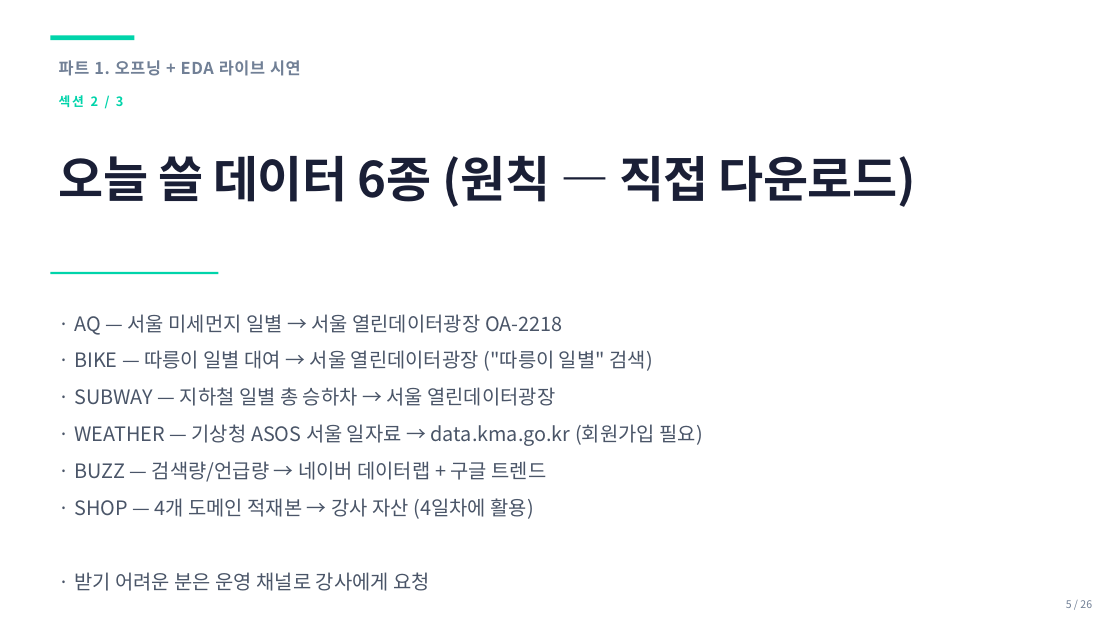
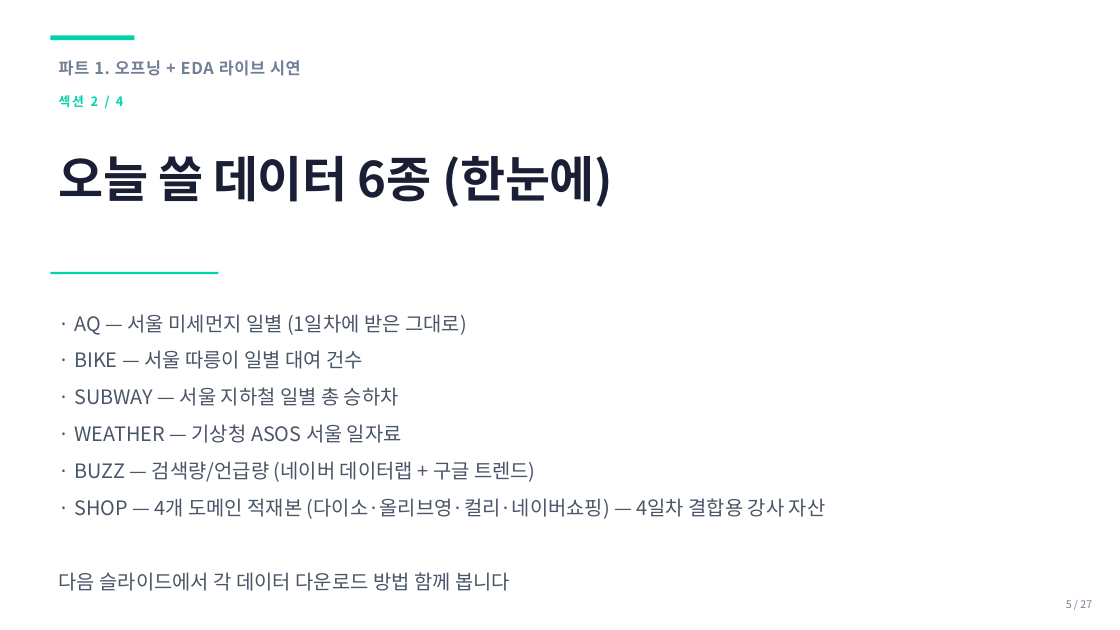
Before and after one commit to sujinpark-datapopcorn/inflearn_ccd_challenge, a slide deck: slide 5 of ppt/b2g_day2_eda.pptx. Drawn at 1120x630 pixels with LibreOffice and Linux fonts; fonts in the diff are those of the drawing. Boxes give left, top, right and bottom in pixels: in the first picture for what was removed or moved away, otherwise in the second. Text is boxed around its words. In the diff, an @@ line names an element or a change of style, - is before the commit and + after.

```diff
--- a/ppt/b2g_day2_eda.pptx
+++ b/ppt/b2g_day2_eda.pptx
@@ text at (59, 95, 124, 107): text changed @@
-섹션 2 / 3
+섹션 2 / 4
@@ text at (59, 156, 613, 207): text changed @@
-오늘 쓸 데이터 6종 (원칙 — 직접 다운로드)
+오늘 쓸 데이터 6종 (한눈에)
@@ text at (59, 314, 826, 591): text changed @@
-· AQ — 서울 미세먼지 일별 → 서울 열린데이터광장 OA-2218
-· BIKE — 따릉이 일별 대여 → 서울 열린데이터광장 ("따릉이 일별" 검색)
-· SUBWAY — 지하철 일별 총 승하차 → 서울 열린데이터광장
-· WEATHER — 기상청 ASOS 서울 일자료 → data.kma.go.kr (회원가입 필요)
-· BUZZ — 검색량/언급량 → 네이버 데이터랩 + 구글 트렌드
-· SHOP — 4개 도메인 적재본 → 강사 자산 (4일차에 활용)
-· 받기 어려운 분은 운영 채널로 강사에게 요청
+· AQ — 서울 미세먼지 일별 (1일차에 받은 그대로)
+· BIKE — 서울 따릉이 일별 대여 건수
+· SUBWAY — 서울 지하철 일별 총 승하차
+· WEATHER — 기상청 ASOS 서울 일자료
+· BUZZ — 검색량/언급량 (네이버 데이터랩 + 구글 트렌드)
+· SHOP — 4개 도메인 적재본 (다이소·올리브영·컬리·네이버쇼핑) — 4일차 결합용 강사 자산
+다음 슬라이드에서 각 데이터 다운로드 방법 함께 봅니다
@@ text at (1066, 600, 1092, 608): text changed @@
-5 / 26
+5 / 27
```
Also in this commit, not shown: 24 other slides changed, 1 slide added, 1 other file.
